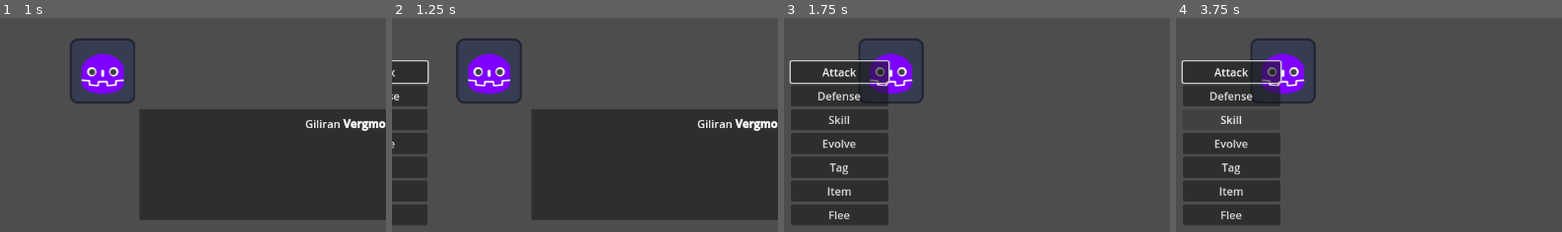
Above: before the commit, frames 1-4 (left to right).
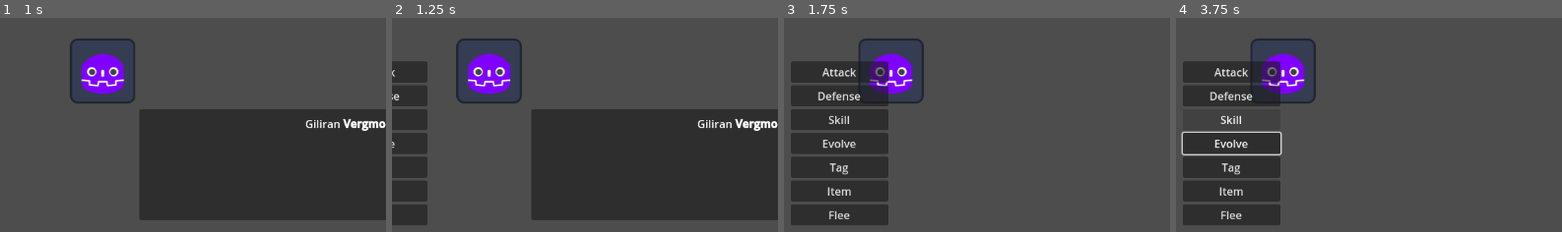
Above: after the commit, the same moments.

Repository: Valonekiil/dw_kinda
Game: Godot game, scene res://Scene/battle_scene.tscn
Two runs of this game, one before a commit and one after it. Both use one fixed random seed, a clock stepped at 60 frames per second and the inputs below. The project has no main scene, so this scene is started directly. The engine's default icon, where the game draws it, is replaced by a stand-in: a white triangle on a blue panel in a dark square.
Inputs:
- Up to frame 1 (1 s): hold Right (ui_right) from 0.53 s (still down); hold R from 0.53 s (still down)
- Up to frame 2 (1.25 s): keep holding Right (ui_right); keep holding R
- Up to frame 3 (1.75 s): release Right (ui_right) at 1.25 s; release R at 1.25 s; click "skip" at 1.25 s
- Up to frame 4 (3.75 s): click "Skill" at 2 s; hold Down (ui_down) 2.78-3.53 s; tap R at 2.85 s; hold Right (ui_right) from 3.53 s (still down); hold R from 3.53 s (still down)
The pictures show only the part of the screen within x 0-50%, y 50-100%; the shares and areas given below are measured in that part.

Frame 1 is identical in both runs. In frame 2, 0.2% of the frame differs, in the area x 0-10%, y 19-31%; in frame 3, 0.5%; in frame 4, 1.0%, in the area x 1-28%, y 19-65%.

Commit message:
convert 4.5

Diff:
--- a/Aset/Demo/Test_Skill.tres
+++ b/Aset/Demo/Test_Skill.tres
@@ -11,16 +11,7 @@
 texture = ExtResource("2_3i2ss")
 duration = 1
 is_debuff = true
-stun = false
-heal = 0
 damage = 10
-stats_manipulation = false
-power_changed = 0
-defense_changed = 0
-arcane_changed = 0
-insight_changed = 0
-speed_changed = 0
-element_manipulation = false
 element_changed = {
 0: 0,
 1: 0,
@@ -39,9 +30,6 @@
 
 [sub_resource type="Resource" id="Resource_x1k8v"]
 script = ExtResource("1_p18oi")
-stat_name = 0
-comparison = 0
-value = 0
 metadata/_custom_type_script = "uid://dbmexd4rg2r8p"
 
 [resource]
@@ -49,8 +37,6 @@
 skill_name = "Fiery  Wave"
 requirements = Array[ExtResource("1_p18oi")]([SubResource("Resource_x1k8v")])
 element = 1
-skill_type = 0
-mana_cost = 0
 buff = SubResource("Resource_g32tr")
 description = "A Fiery Wave"
 metadata/_custom_type_script = "uid://bbcthubijob80"
--- a/Aset/Monster/Stats/Vegamon(test2).tres
+++ b/Aset/Monster/Stats/Vegamon(test2).tres
@@ -242,8 +242,6 @@
 
 [sub_resource type="Resource" id="Resource_6p63y"]
 script = ExtResource("6_h6wm0")
-stat_name = 0
-comparison = 0
 value = 50
 metadata/_custom_type_script = "uid://dbmexd4rg2r8p"
 
@@ -252,25 +250,17 @@
 skill_name = "Unob"
 requirements = Array[ExtResource("6_h6wm0")]([SubResource("Resource_6p63y")])
 element = 3
-skill_type = 0
-mana_cost = 0
 description = "This skill should be unobtainable"
 metadata/_custom_type_script = "uid://bbcthubijob80"
 
 [sub_resource type="Resource" id="Resource_h6wm0"]
 script = ExtResource("6_h6wm0")
-stat_name = 0
-comparison = 0
-value = 0
 metadata/_custom_type_script = "uid://dbmexd4rg2r8p"
 
 [sub_resource type="Resource" id="Resource_0tbut"]
 script = ExtResource("5_6qy5e")
 skill_name = "Neutral Blast"
 requirements = Array[ExtResource("6_h6wm0")]([SubResource("Resource_h6wm0")])
-element = 0
-skill_type = 0
-mana_cost = 0
 description = "A neutral blast attack"
 metadata/_custom_type_script = "uid://bbcthubijob80"
 
--- a/Aset/Monster/Vergmon.tres
+++ b/Aset/Monster/Vergmon.tres
@@ -292,12 +292,6 @@
 [sub_resource type="Resource" id="Resource_v3hgd"]
 script = ExtResource("6_di6mh")
 BaseDamage = 15
-IsPhysical = false
-ScalingPhysic = 0.0
-IsMagical = false
-ScalingMagic = 0.0
-IsElemental = false
-ScalingElement = 0.0
 metadata/_custom_type_script = "uid://cbcjfsbimt6lv"
 
 [sub_resource type="Resource" id="Resource_a1kv8"]
@@ -312,10 +306,7 @@
 skill_name = "Bullet_Base"
 requirements = Array[ExtResource("7_d2i8u")]([SubResource("Resource_a1kv8")])
 formula = SubResource("Resource_v3hgd")
-element = 0
-skill_type = 0
 mana_cost = 5
-description = ""
 sprite = ExtResource("8_ode57")
 anim_A = SubResource("Animation_wq32p")
 anim_B = SubResource("Animation_gdhcn")
@@ -326,16 +317,12 @@
 BaseDamage = 15
 IsPhysical = true
 ScalingPhysic = 1.0
-IsMagical = false
 ScalingMagic = 1.0
-IsElemental = false
-ScalingElement = 0.0
 metadata/_custom_type_script = "uid://cbcjfsbimt6lv"
 
 [sub_resource type="Resource" id="Resource_vaaym"]
 script = ExtResource("7_d2i8u")
 stat_name = 4
-comparison = 0
 value = 1
 metadata/_custom_type_script = "uid://dbmexd4rg2r8p"
 
@@ -344,10 +331,7 @@
 skill_name = "Myst drag"
 requirements = Array[ExtResource("7_d2i8u")]([SubResource("Resource_vaaym")])
 formula = SubResource("Resource_j7wfq")
-element = 0
-skill_type = 0
 mana_cost = 5
-description = ""
 sprite = ExtResource("8_ode57")
 anim_A = SubResource("Animation_wq32p")
 anim_B = SubResource("Animation_gdhcn")
@@ -356,10 +340,7 @@
 [sub_resource type="Resource" id="Resource_5i3aj"]
 script = ExtResource("6_d2i8u")
 lvl = 1
-monster_type = 0
 primary_element = 12
-secondary_element = 0
-cur_exp = 0
 max_exp = 10
 health = 80.0
 cur_hp = 50
@@ -406,7 +387,6 @@
 name = "Vergmon"
 stats_comp = SubResource("Resource_5i3aj")
 skillset = Array[ExtResource("3_qurb0")]([ExtResource("4_fw668"), ExtResource("5_di6mh"), SubResource("Resource_58rew"), SubResource("Resource_tkphw")])
-atk_modifiers = Array[ExtResource("1_kvi7a")]([])
 texture = ExtResource("7_j55o4")
 A_idle = SubResource("Animation_h1vr0")
 A_basic_attack = SubResource("Animation_q7ko1")
--- a/Aset/Skill/Magic_Bullet.tres
+++ b/Aset/Skill/Magic_Bullet.tres
@@ -68,12 +68,8 @@
 [sub_resource type="Resource" id="Resource_f8jq6"]
 script = ExtResource("1_us8ia")
 BaseDamage = 15
-IsPhysical = false
-ScalingPhysic = 0.0
 IsMagical = true
 ScalingMagic = 1.0
-IsElemental = false
-ScalingElement = 0.0
 metadata/_custom_type_script = "uid://cbcjfsbimt6lv"
 
 [sub_resource type="Resource" id="Resource_4y4ue"]
@@ -88,10 +84,7 @@
 skill_name = "Magic Bullet"
 requirements = Array[ExtResource("2_0efim")]([SubResource("Resource_4y4ue")])
 formula = SubResource("Resource_f8jq6")
-element = 0
-skill_type = 0
 mana_cost = 15
-description = ""
 sprite = ExtResource("4_0efim")
 anim_A = SubResource("Animation_wq32p")
 anim_B = SubResource("Animation_gdhcn")
--- a/Aset/Skill/Mystic_Fist.tres
+++ b/Aset/Skill/Mystic_Fist.tres
@@ -6,11 +6,8 @@
 
 [sub_resource type="Resource" id="Resource_2a2pr"]
 script = ExtResource("1_flg4l")
-BaseDamage = 0
 IsPhysical = true
 ScalingPhysic = 1.25
-IsMagical = false
-ScalingMagic = 0.0
 IsElemental = true
 ScalingElement = 0.5
 metadata/_custom_type_script = "uid://cbcjfsbimt6lv"
@@ -18,7 +15,6 @@
 [sub_resource type="Resource" id="Resource_nxcii"]
 script = ExtResource("2_7x12a")
 stat_name = 18
-comparison = 0
 value = 15
 metadata/_custom_type_script = "uid://dbmexd4rg2r8p"
 
@@ -27,8 +23,5 @@
 skill_name = "Mystic fist"
 requirements = Array[ExtResource("2_7x12a")]([SubResource("Resource_nxcii")])
 formula = SubResource("Resource_2a2pr")
-element = 0
-skill_type = 0
 mana_cost = 10
-description = ""
 metadata/_custom_type_script = "uid://bbcthubijob80"
--- a/Scene/battle_scene.tscn
+++ b/Scene/battle_scene.tscn
@@ -498,7 +498,7 @@
 script = ExtResource("7_a3fgx")
 
 [node name="VBC" type="VBoxContainer" parent="Turn_Manager/ui/Skill_Menu"]
-layout_mode = 2
+layout_mode = 0
 anchor_right = 1.0
 anchor_bottom = 1.0
 
--- a/Script/turn_manager.gd
+++ b/Script/turn_manager.gd
@@ -181,7 +181,7 @@
 
 				2:
 					Ui_Anim.play("SkillToNothing")
-			get_viewport().gui_get_focus_owner().release_focus()
+			#get_viewport().gui_get_focus_owner().release_focus()
 			cur_ui_state = 0
 		1:
 			match cur_ui_state:
@@ -189,14 +189,14 @@
 					Ui_Anim.play_backwards("BaseToNothing")
 				2:
 					Ui_Anim.play_backwards("BaseToSkill")
-			Player_Btn.get_child(0).grab_focus()
+			#Player_Btn.get_child(0).grab_focus()
 			cur_ui_state = 1
 		2:
 			match cur_ui_state:
 				1:
 					Ui_Anim.play("BaseToSkill")
-			if Skill_UI.Con.get_child_count() > 0:
-				Skill_UI.Con.get_child(0).grab_focus()
+			#if Skill_UI.Con.get_child_count() > 0:
+				#Skill_UI.Con.get_child(0).grab_focus()
 			cur_ui_state = 2
 
 func _on_btn_attack_pressed() -> void:
--- a/UI/Confirmation/conf_pop_manager.gd
+++ b/UI/Confirmation/conf_pop_manager.gd
@@ -26,7 +26,7 @@
 
 func on_tween_finished():
 	btn.visible = true
-	btn.grab_focus()
+	#btn.grab_focus()
 
 func Monster_Turn(cur: Monster_Controller):
 	context.text = "Giliran [b]"+cur.monster.name+"[/b] melakukan aksi"
--- a/project.godot
+++ b/project.godot
@@ -11,7 +11,7 @@
 [application]
 
 config/name="DW_Kinda"
-config/features=PackedStringArray("4.4", "GL Compatibility")
+config/features=PackedStringArray("4.5", "GL Compatibility")
 config/icon="res://icon.svg"
 
 [autoload]
Not shown, changed: Aset/Demo/Tes iso high.png.import
Not shown, changed: Aset/Demo/tes_iso3.png.import
Not shown, changed: Aset/Gambar/Font/Jersey15-Regular.ttf.import
Not shown, changed: Aset/Gambar/Icon 0 Horned purp.svg.import
Not shown, changed: Aset/Gambar/Icon 1 Horned purp.svg.import
Not shown, changed: Aset/Gambar/Icon 2 Horned purp.svg.import
Not shown, changed: Aset/Gambar/Icon 3 Horned purp.svg.import
Not shown, changed: Aset/Gambar/Icon 4 Horned purp.svg.import
Not shown, changed: Aset/Gambar/greenland_iso.png.import
Not shown, changed: Aset/Gambar/magic_bullet.png.import
Not shown, changed: Aset/Gambar/slope_exp.png.import
Not shown, changed: Aset/Skill/magic_bullet.png.import
(and 3 more such lines)
